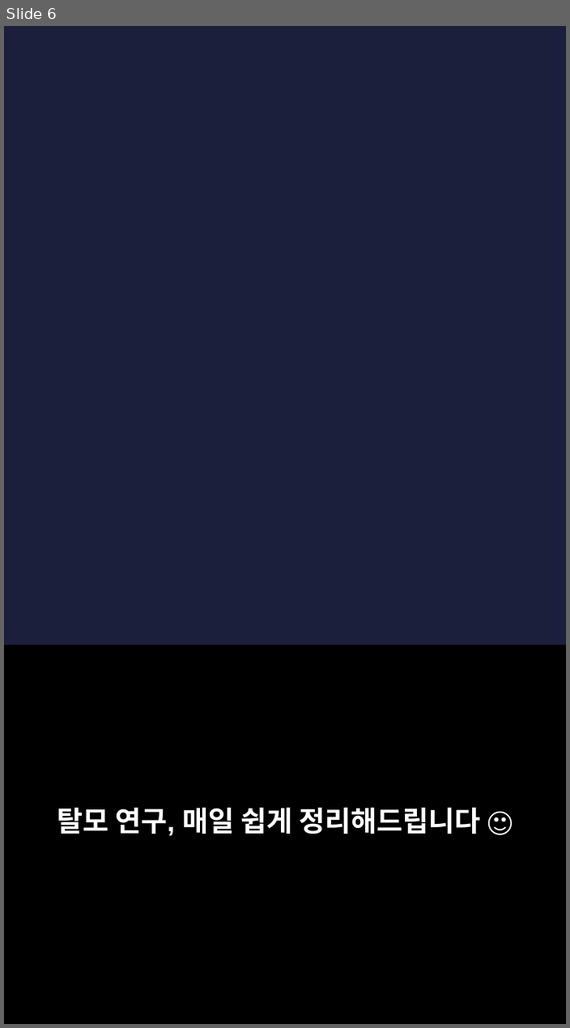
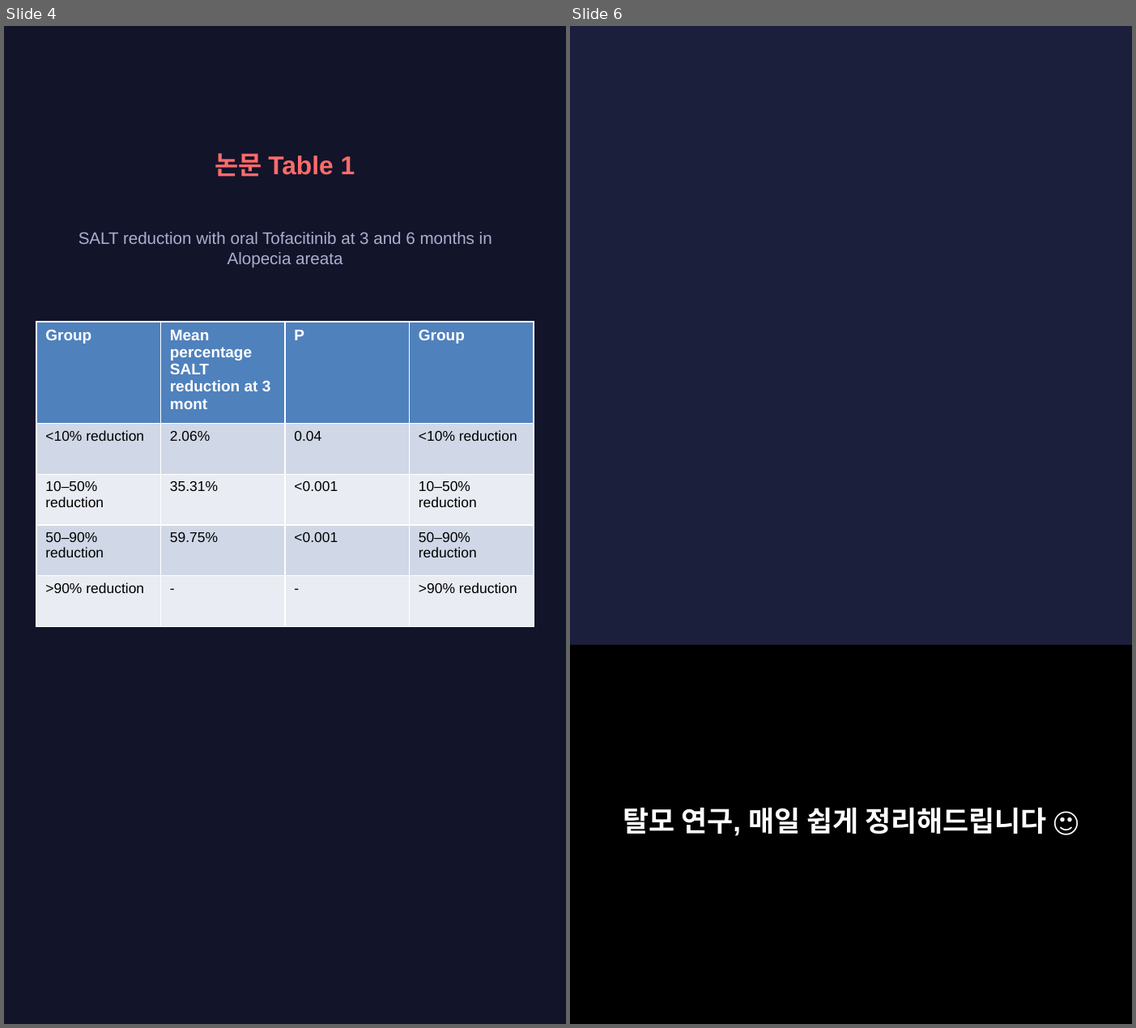
Before and after one commit to hyokang2010-BJ-ANTH/product-builder-test, a slide deck: data/2026-09-11/slides.pptx. Shown side by side, each under a label of ours: slide 6 before the commit, slides 4 and 6 after it; the slides between them are not shown. The pictures are 570x1028 and 1136x1028 pixels, drawn with LibreOffice and Linux fonts; fonts in the diff are those of the drawing; background and template pictures are left out. Boxes give left, top, right and bottom in pixels: in the first picture for what was removed or moved away, otherwise in the second. Text is boxed around its words. In the diff, an @@ line names an element or a change of style, - is before the commit and + after.

```diff
--- a/data/2026-09-11/slides.pptx
+++ b/data/2026-09-11/slides.pptx
@@ slide 4 added at <box>4,26,566,1024</box>, background #12142A @@
@@ text added at <box>215,153,356,177</box>, 20 pt, text #FF6B6B, bold @@
+논문 Table 1
@@ text added at <box>79,232,492,268</box>, 13 pt, text #AAAFCD @@
+SALT reduction with oral Tofacitinib at 3 and 6 months in Alopecia areata
@@ table added at <box>36,322,532,596</box>, 5 rows, 4 columns @@
+Group | Mean percentage SALT reduction at 3 mont | P | Group
+<10% reduction | 2.06% | 0.04 | <10% reduction
+10–50% reduction | 35.31% | <0.001 | 10–50% reduction
+50–90% reduction | 59.75% | <0.001 | 50–90% reduction
+>90% reduction | - | - | >90% reduction
```
Also in this commit, not shown: 3 slides changed, 2 other slides added, 3 slides removed, 25 other files.
